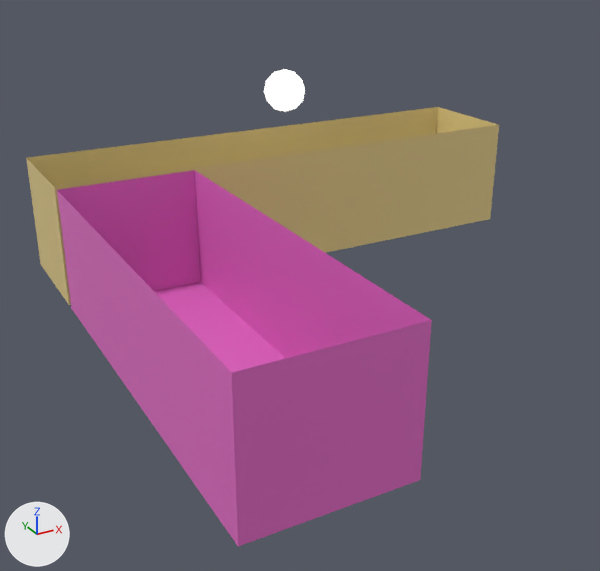
Before and after pictures for a commit that changed the OBJ model scenes/room.obj.
Both versions are drawn from a camera (50 mm lens) standing at (-3.7, -10.32, 4.76) and looking at (2.11, 0.25, -0.52). The lights are fixed; the arrows at lower left show +X, +Y and +Z. Where no turn or scale is listed for an object, it has been applied to the vertices.
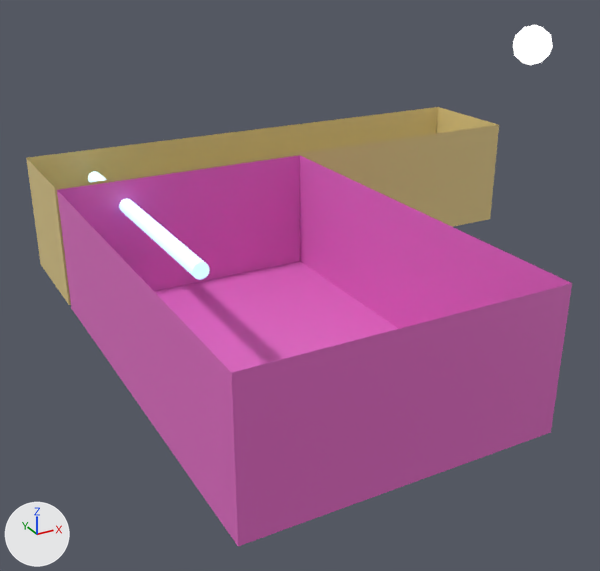
Pixel boxes (x1, y1, x2, y2) of what changed, in the pictures (600 x 571 px; the box of a moved part takes in the faces that stretch with it):
'Cube', reshaped (37% wider): before (57, 170, 432, 546); after (57, 155, 572, 546)
'Icosphere', mesh moved: before (264, 69, 305, 112); after (513, 25, 553, 65)
'Cylinder', added: after (88, 171, 210, 280)
part 1 of me_cube, moved or reshaped: before (65, 170, 432, 481); after (65, 155, 572, 481)

What changed in the scene script:
```text
Add mat_material_003:
    mat_material_003 = principled_material('Material.003')
    mat_material_003.base_color = (0.8, 0.8, 0.8)  # white #e7e7e7
    mat_material_003.roughness = 0.526
    mat_material_003.emission_color = (0.371, 0.804, 1.0)  # cyan #a4e8ff
    mat_material_003.emission_strength = 1.0
Change me_cube:
    where me_cube.from_pydata(...)  # 8 vertices, 5 faces; spans x -1.06..1.2, y -4.22..2.18, z -1.0..1.0
    used by ob_cube; location = (0.0, 0.0, 0.0)
    verts and faces of me_cube; kept vertices keep their numbers, new ones are numbered from 8
    before: 0 (1.2, 2.18, 1.0) at pixel (194, 170), 1 (1.2, -4.22, 1.0) at pixel (431, 320), 2 (-1.06, -4.22, 1.0) at pixel (231, 372), 3 (-1.06, 2.18, 1.0) at pixel (56, 189), 4 (1.2, -4.22, -1.0) at pixel (420, 480)
    before: 5 (-1.06, -4.22, -1.0) at pixel (238, 546), 6 (-1.06, 2.18, -1.0) at pixel (71, 308), 7 (1.2, 2.18, -1.0) at pixel (200, 281)
    me_cube part 1
    add delete_vertices([0, 1, 4, 7])  # with the faces that use them
    add for new, old in zip([*range(8, 12)], [2, 3, 5, 6]): verts[new] = verts[old] + (4.23, 0.0, 0.0)
    add faces += [(2, 8, 10, 5), (5, 10, 11, 6), (8, 9, 11, 10), (3, 6, 11, 9)]
Change me_icosphere:
    where me_icosphere.from_pydata(...)  # 42 vertices, 80 faces; spans x 3.126..3.86, y 2.964..3.736, z 1.515..2.287
    used by ob_icosphere; location = (0.0, 0.0, 0.0)
    me_icosphere part 2: the whole mesh is moved by (4.844, -1.179, 0.637)
Add me_cylinder:
    me_cylinder.from_pydata(...)  # 64 vertices, 34 faces; spans x -0.12..0.12, y -0.91..3.98, z 0.46..0.7
    me_cylinder.materials.append(mat_material_003)  # white #e7e7e7
Add ob_cylinder:
    ob_cylinder = bpy.data.objects.new('Cylinder', me_cylinder)
    ob_cylinder.location = (0.0, 0.0, 0.0)
```
